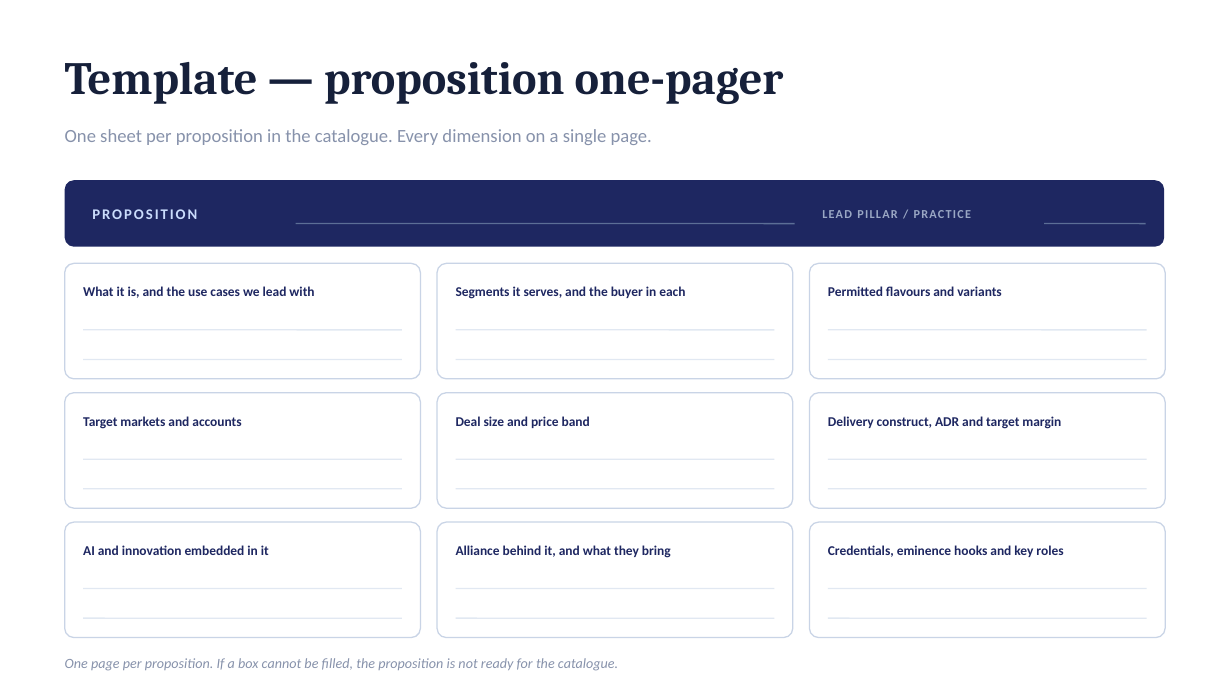
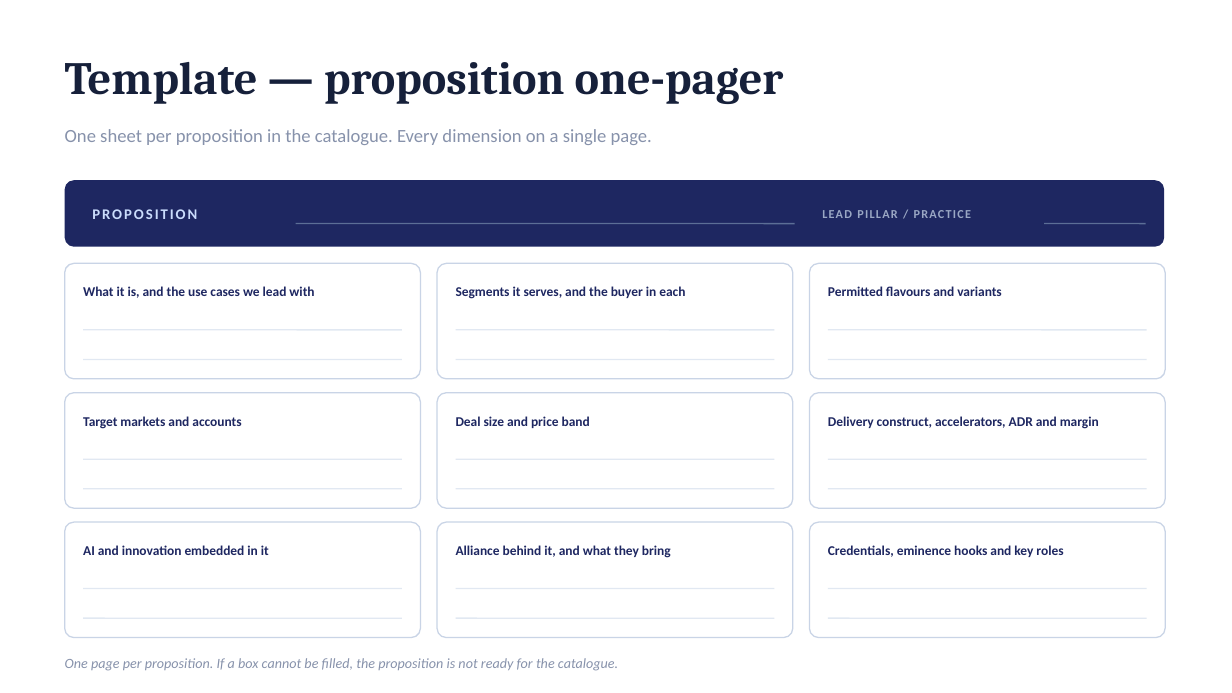
Before and after one commit to dhajjar-cyber/bae, a slide deck: slide 21 of FSI strategy/EAIND-FSI-Strategy-Development-Plan.pptx. Drawn at 1232x693 pixels with LibreOffice and Linux fonts; fonts in the diff are those of the drawing. Boxes give left, top, right and bottom in pixels: in the first picture for what was removed or moved away, otherwise in the second. Text is boxed around its words. In the diff, an @@ line names an element or a change of style, - is before the commit and + after.

```diff
--- a/FSI strategy/EAIND-FSI-Strategy-Development-Plan.pptx
+++ b/FSI strategy/EAIND-FSI-Strategy-Development-Plan.pptx
@@ text at (x1=828, y1=416, x2=1099, y2=429): text changed @@
-Delivery construct, ADR and target margin
+Delivery construct, accelerators, ADR and margin
```
Also in this commit, not shown: 4 other slides changed, 2 other files.
